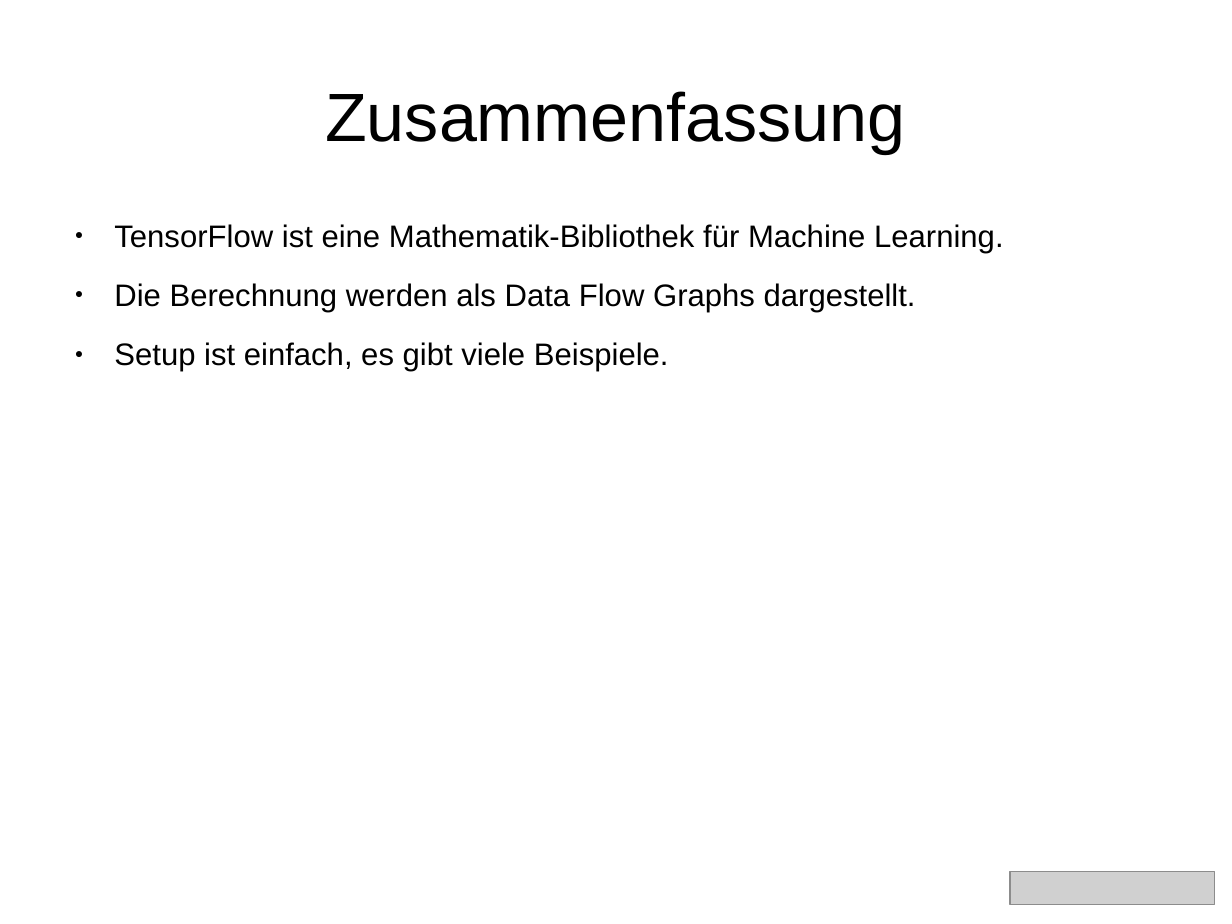
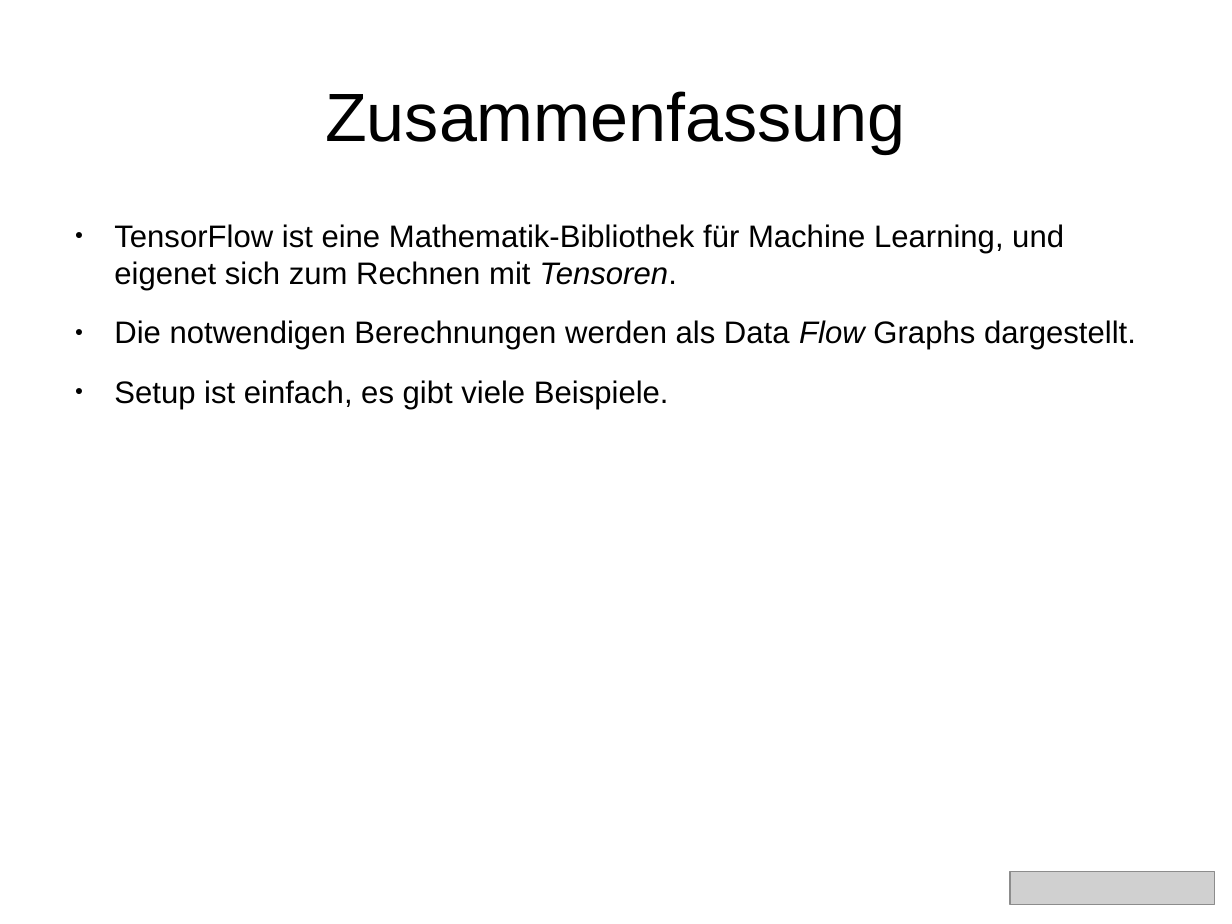
Before and after one commit to aoldemeier/an-introduction-to-tensorflow, a slide deck: slide 18 of slides-simplified-german.odp. Drawn at 1232x924 pixels with LibreOffice and Linux fonts; fonts in the diff are those of the drawing; grey boxes stand for pictures. Boxes give left, top, right and bottom in pixels: in the first picture for what was removed or moved away, otherwise in the second. Text is boxed around its words. In the diff, an @@ line names an element or a change of style, - is before the commit and + after.

Commit message:
Adapt weights, summaries and initializers to latest TensorFlow library, update slides

```diff
--- a/slides-simplified-german.odp
+++ b/slides-simplified-german.odp
@@ text at [114,224,1136,350]: text changed @@
-● TensorFlow ist eine Mathematik-Bibliothek für Machine Learning.
-● Die Berechnung werden als Data Flow Graphs dargestellt.
+● TensorFlow ist eine Mathematik-Bibliothek für Machine Learning, und eigenet sich zum Rechnen mit Tensoren.
+● Die notwendigen Berechnungen werden als Data Flow Graphs dargestellt.
```
Also in this commit, not shown: 5 other slides changed, 2 other files.
